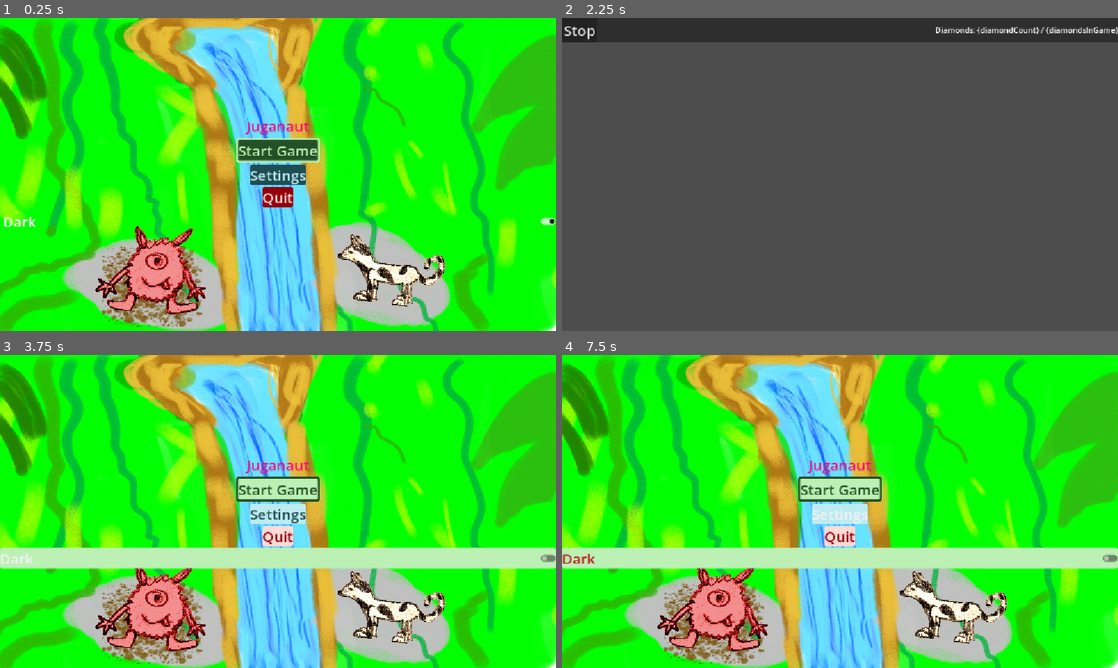
Above: before the commit, frames 1-4 (two rows, left to right).
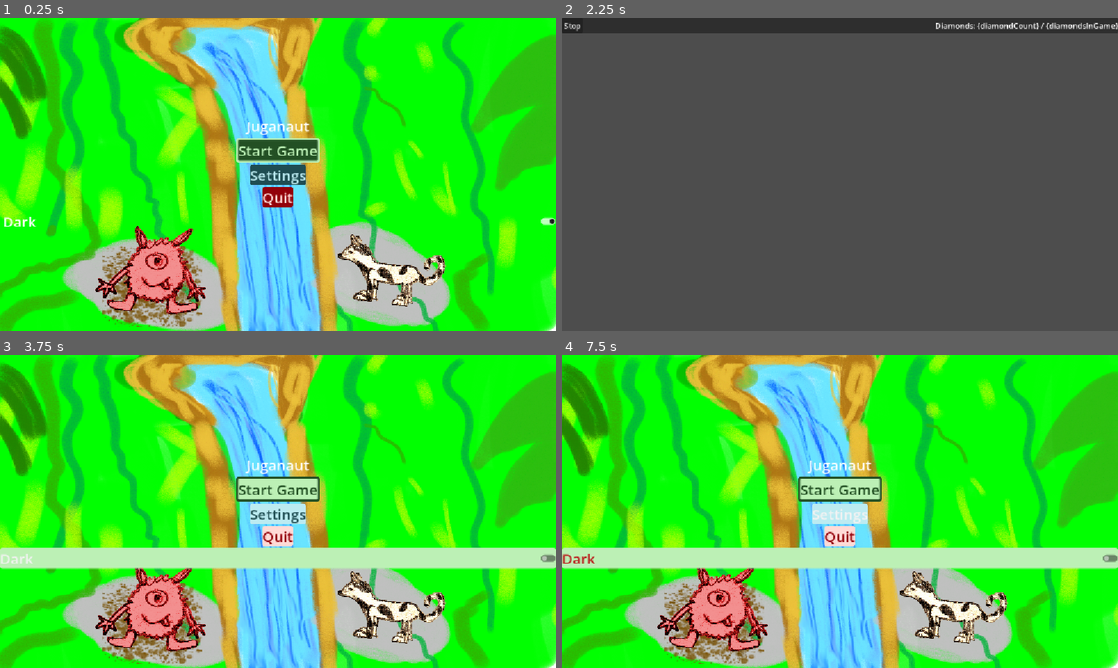
Above: after the commit, the same moments.

Repository: SirVincelot24/juganaut-godot
Game: Godot game, scene res://scenes/MainMenu.tscn
Same seed, same stepped clock (60 frames per second), same inputs: the game is played once before the commit and once after it.
Inputs:
- Up to frame 1 (0.25 s): no input
- Up to frame 2 (2.25 s): click "Start Game" at 0.5 s; click "Stop" at 1.25 s; click "Start Game" at 2 s
- Up to frame 3 (3.75 s): click "Stop" at 2.75 s; click "Dark" at 3.5 s
- Up to frame 4 (7.5 s): click "Dark" at 4.25 s; click "Start Game" at 5 s; click "Stop" at 5.75 s; click "Dark" at 6.5 s; click "Settings" at 7.25 s

The runs differ from the first frame. In frame 1, 0.2% of the frame differs, in the area x 44-56%, y 33-38%; in frame 2, 3.7%, in the area x 0-100%, y 1-8%; in frame 3, 0.2%; in frame 4, 0.2%.

Commit message:
expand themes

Diff:
--- a/project.godot
+++ b/project.godot
@@ -28,10 +28,6 @@
 window/stretch/mode="canvas_items"
 window/stretch/aspect="expand"
 
-[gui]
-
-theme/custom="uid://crsft51r0vgyc"
-
 [internationalization]
 
 locale/translations=PackedStringArray("res://localization/Game.de.translation", "res://localization/Game.en.translation", "res://localization/Settings.de.translation", "res://localization/Settings.en.translation", "res://localization/UI.de.translation", "res://localization/UI.en.translation")
--- a/scripts/UI/theme_gen.gd
+++ b/scripts/UI/theme_gen.gd
@@ -19,16 +19,26 @@
 			bg_color = color_scheme.primaryContainer,
 			corner_ = corner_radius(5)
 		})
-	var startButtonBg = inherit(normalButtonBg, {
+	var buttonBgVariations = {
+		startButtonBg = inherit(normalButtonBg, {
 			bg_color = color_scheme.primaryContainer,
 			border_color = color_scheme.onPrimaryContainer,
 			border_ = border_width(5)
+			}),
+		settingsButtonBg = inherit(normalButtonBg, {
+			bg_color = color_scheme.tertiaryContainer
+		}),
+		quitButtonBg = inherit(normalButtonBg, {
+			bg_color = color_scheme.errorContainer
+		}),
+		stopButtonBg = inherit(normalButtonBg, {
+			bg_color = color_scheme.secondary
 		})
-	var settingsButtonBg = inherit(normalButtonBg, {
-			bg_color = color_scheme.tertiaryContainer
-		})
-	var quitButtonBg = inherit(normalButtonBg, {
-			bg_color = color_scheme.errorContainer
+	}
+	var button_pressed = {}
+	for entry in buttonBgVariations.keys():
+		button_pressed[entry] = inherit(buttonBgVariations[entry], {
+			bg_color = Color(buttonBgVariations[entry].bg_color, 0.9)
 		})
 
 	define_default_font_size(default_font_size)
@@ -39,19 +49,29 @@
 	})
 	define_variant_style("StartButton", "Button", {
 		font_color = color_scheme.onPrimaryContainer,
-		normal = startButtonBg,
-		hover = startButtonBg
+		normal = buttonBgVariations["startButtonBg"],
+		hover = buttonBgVariations["startButtonBg"],
+		pressed = button_pressed["startButtonBg"]
 	})
 	define_variant_style("SettingsButton", "Button", {
 		font_color = color_scheme.onTertiaryContainer,
-		normal = settingsButtonBg,
-		hover = settingsButtonBg
+		normal = buttonBgVariations["settingsButtonBg"],
+		hover = buttonBgVariations["settingsButtonBg"],
+		pressed = button_pressed["settingsButtonBg"]
 	})
 	define_variant_style("QuitButton", "Button", {
 		font_color = color_scheme.onErrorContainer,
-		normal = quitButtonBg,
-		hover = quitButtonBg
+		normal = buttonBgVariations["quitButtonBg"],
+		hover = buttonBgVariations["quitButtonBg"],
+		pressed = button_pressed["quitButtonBg"]
 	})
+	define_variant_style("StopButton", "Button", {
+		font_color = color_scheme.onSecondary,
+		normal = buttonBgVariations["stopButtonBg"],
+		hover = buttonBgVariations["stopButtonBg"],
+		pressed = button_pressed["stopButtonBg"]
+	})
+
 	define_style("Panel", {
 		panel = stylebox_flat({
 			bg_color = color_scheme.surfaceContainer
--- a/themes/generated/dark_theme.tres
+++ b/themes/generated/dark_theme.tres
@@ -32,7 +32,7 @@
 corner_radius_bottom_left = 5
 
 [sub_resource type="StyleBoxFlat" id="StyleBoxFlat_ojq6m"]
-bg_color = Color(0.12156863, 0.3019608, 0.32156864, 1)
+bg_color = Color(0.5764706, 0, 0.039215688, 0.9)
 corner_radius_top_left = 5
 corner_radius_top_right = 5
 corner_radius_bottom_right = 5
@@ -46,6 +46,20 @@
 corner_radius_bottom_left = 5
 
 [sub_resource type="StyleBoxFlat" id="StyleBoxFlat_6tylp"]
+bg_color = Color(0.12156863, 0.3019608, 0.32156864, 1)
+corner_radius_top_left = 5
+corner_radius_top_right = 5
+corner_radius_bottom_right = 5
+corner_radius_bottom_left = 5
+
+[sub_resource type="StyleBoxFlat" id="StyleBoxFlat_58lkh"]
+bg_color = Color(0.12156863, 0.3019608, 0.32156864, 0.9)
+corner_radius_top_left = 5
+corner_radius_top_right = 5
+corner_radius_bottom_right = 5
+corner_radius_bottom_left = 5
+
+[sub_resource type="StyleBoxFlat" id="StyleBoxFlat_kexc8"]
 bg_color = Color(0.13725491, 0.3137255, 0.14117648, 1)
 border_width_left = 5
 border_width_top = 5
@@ -57,13 +71,46 @@
 corner_radius_bottom_right = 5
 corner_radius_bottom_left = 5
 
-[sub_resource type="StyleBoxFlat" id="StyleBoxFlat_58lkh"]
+[sub_resource type="StyleBoxFlat" id="StyleBoxFlat_eyqv7"]
 bg_color = Color(0.13725491, 0.3137255, 0.14117648, 1)
 border_width_left = 5
 border_width_top = 5
 border_width_right = 5
 border_width_bottom = 5
 border_color = Color(0.7372549, 0.9411765, 0.70980394, 1)
+corner_radius_top_left = 5
+corner_radius_top_right = 5
+corner_radius_bottom_right = 5
+corner_radius_bottom_left = 5
+
+[sub_resource type="StyleBoxFlat" id="StyleBoxFlat_jt65h"]
+bg_color = Color(0.13725491, 0.3137255, 0.14117648, 0.9)
+border_width_left = 5
+border_width_top = 5
+border_width_right = 5
+border_width_bottom = 5
+border_color = Color(0.7372549, 0.9411765, 0.70980394, 1)
+corner_radius_top_left = 5
+corner_radius_top_right = 5
+corner_radius_bottom_right = 5
+corner_radius_bottom_left = 5
+
+[sub_resource type="StyleBoxFlat" id="StyleBoxFlat_u6uub"]
+bg_color = Color(0.7254902, 0.8, 0.7058824, 1)
+corner_radius_top_left = 5
+corner_radius_top_right = 5
+corner_radius_bottom_right = 5
+corner_radius_bottom_left = 5
+
+[sub_resource type="StyleBoxFlat" id="StyleBoxFlat_p1uyl"]
+bg_color = Color(0.7254902, 0.8, 0.7058824, 1)
+corner_radius_top_left = 5
+corner_radius_top_right = 5
+corner_radius_bottom_right = 5
+corner_radius_bottom_left = 5
+
+[sub_resource type="StyleBoxFlat" id="StyleBoxFlat_uas6n"]
+bg_color = Color(0.7254902, 0.8, 0.7058824, 0.9)
 corner_radius_top_left = 5
 corner_radius_top_right = 5
 corner_radius_bottom_right = 5
@@ -79,11 +126,19 @@
 QuitButton/colors/font_color = Color(1, 0.85490197, 0.8392157, 1)
 QuitButton/styles/hover = SubResource("StyleBoxFlat_e1sh1")
 QuitButton/styles/normal = SubResource("StyleBoxFlat_3adve")
+QuitButton/styles/pressed = SubResource("StyleBoxFlat_ojq6m")
 SettingsButton/base_type = &"Button"
 SettingsButton/colors/font_color = Color(0.7372549, 0.92156863, 0.94509804, 1)
-SettingsButton/styles/hover = SubResource("StyleBoxFlat_ojq6m")
-SettingsButton/styles/normal = SubResource("StyleBoxFlat_ixtsc")
+SettingsButton/styles/hover = SubResource("StyleBoxFlat_ixtsc")
+SettingsButton/styles/normal = SubResource("StyleBoxFlat_6tylp")
+SettingsButton/styles/pressed = SubResource("StyleBoxFlat_58lkh")
 StartButton/base_type = &"Button"
 StartButton/colors/font_color = Color(0.7372549, 0.9411765, 0.70980394, 1)
-StartButton/styles/hover = SubResource("StyleBoxFlat_6tylp")
-StartButton/styles/normal = SubResource("StyleBoxFlat_58lkh")
+StartButton/styles/hover = SubResource("StyleBoxFlat_kexc8")
+StartButton/styles/normal = SubResource("StyleBoxFlat_eyqv7")
+StartButton/styles/pressed = SubResource("StyleBoxFlat_jt65h")
+StopButton/base_type = &"Button"
+StopButton/colors/font_color = Color(0.14509805, 0.20392157, 0.13725491, 1)
+StopButton/styles/hover = SubResource("StyleBoxFlat_u6uub")
+StopButton/styles/normal = SubResource("StyleBoxFlat_p1uyl")
+StopButton/styles/pressed = SubResource("StyleBoxFlat_uas6n")
--- a/themes/generated/light_theme.tres
+++ b/themes/generated/light_theme.tres
@@ -32,7 +32,7 @@
 corner_radius_bottom_left = 5
 
 [sub_resource type="StyleBoxFlat" id="StyleBoxFlat_it0uy"]
-bg_color = Color(0.7372549, 0.92156863, 0.94509804, 1)
+bg_color = Color(1, 0.85490197, 0.8392157, 0.9)
 corner_radius_top_left = 5
 corner_radius_top_right = 5
 corner_radius_bottom_right = 5
@@ -46,6 +46,20 @@
 corner_radius_bottom_left = 5
 
 [sub_resource type="StyleBoxFlat" id="StyleBoxFlat_a6y4y"]
+bg_color = Color(0.7372549, 0.92156863, 0.94509804, 1)
+corner_radius_top_left = 5
+corner_radius_top_right = 5
+corner_radius_bottom_right = 5
+corner_radius_bottom_left = 5
+
+[sub_resource type="StyleBoxFlat" id="StyleBoxFlat_ghbgf"]
+bg_color = Color(0.7372549, 0.92156863, 0.94509804, 0.9)
+corner_radius_top_left = 5
+corner_radius_top_right = 5
+corner_radius_bottom_right = 5
+corner_radius_bottom_left = 5
+
+[sub_resource type="StyleBoxFlat" id="StyleBoxFlat_p25dn"]
 bg_color = Color(0.7372549, 0.9411765, 0.70980394, 1)
 border_width_left = 5
 border_width_top = 5
@@ -57,13 +71,46 @@
 corner_radius_bottom_right = 5
 corner_radius_bottom_left = 5
 
-[sub_resource type="StyleBoxFlat" id="StyleBoxFlat_ghbgf"]
+[sub_resource type="StyleBoxFlat" id="StyleBoxFlat_hxhkq"]
 bg_color = Color(0.7372549, 0.9411765, 0.70980394, 1)
 border_width_left = 5
 border_width_top = 5
 border_width_right = 5
 border_width_bottom = 5
 border_color = Color(0.13725491, 0.3137255, 0.14117648, 1)
+corner_radius_top_left = 5
+corner_radius_top_right = 5
+corner_radius_bottom_right = 5
+corner_radius_bottom_left = 5
+
+[sub_resource type="StyleBoxFlat" id="StyleBoxFlat_xvjxi"]
+bg_color = Color(0.7372549, 0.9411765, 0.70980394, 0.9)
+border_width_left = 5
+border_width_top = 5
+border_width_right = 5
+border_width_bottom = 5
+border_color = Color(0.13725491, 0.3137255, 0.14117648, 1)
+corner_radius_top_left = 5
+corner_radius_top_right = 5
+corner_radius_bottom_right = 5
+corner_radius_bottom_left = 5
+
+[sub_resource type="StyleBoxFlat" id="StyleBoxFlat_4fvyg"]
+bg_color = Color(0.32156864, 0.3882353, 0.30980393, 1)
+corner_radius_top_left = 5
+corner_radius_top_right = 5
+corner_radius_bottom_right = 5
+corner_radius_bottom_left = 5
+
+[sub_resource type="StyleBoxFlat" id="StyleBoxFlat_mgge1"]
+bg_color = Color(0.32156864, 0.3882353, 0.30980393, 1)
+corner_radius_top_left = 5
+corner_radius_top_right = 5
+corner_radius_bottom_right = 5
+corner_radius_bottom_left = 5
+
+[sub_resource type="StyleBoxFlat" id="StyleBoxFlat_1libl"]
+bg_color = Color(0.32156864, 0.3882353, 0.30980393, 0.9)
 corner_radius_top_left = 5
 corner_radius_top_right = 5
 corner_radius_bottom_right = 5
@@ -79,11 +126,19 @@
 QuitButton/colors/font_color = Color(0.5764706, 0, 0.039215688, 1)
 QuitButton/styles/hover = SubResource("StyleBoxFlat_qha0b")
 QuitButton/styles/normal = SubResource("StyleBoxFlat_15x4i")
+QuitButton/styles/pressed = SubResource("StyleBoxFlat_it0uy")
 SettingsButton/base_type = &"Button"
 SettingsButton/colors/font_color = Color(0.12156863, 0.3019608, 0.32156864, 1)
-SettingsButton/styles/hover = SubResource("StyleBoxFlat_it0uy")
-SettingsButton/styles/normal = SubResource("StyleBoxFlat_2gs5e")
+SettingsButton/styles/hover = SubResource("StyleBoxFlat_2gs5e")
+SettingsButton/styles/normal = SubResource("StyleBoxFlat_a6y4y")
+SettingsButton/styles/pressed = SubResource("StyleBoxFlat_ghbgf")
 StartButton/base_type = &"Button"
 StartButton/colors/font_color = Color(0.13725491, 0.3137255, 0.14117648, 1)
-StartButton/styles/hover = SubResource("StyleBoxFlat_a6y4y")
-StartButton/styles/normal = SubResource("StyleBoxFlat_ghbgf")
+StartButton/styles/hover = SubResource("StyleBoxFlat_p25dn")
+StartButton/styles/normal = SubResource("StyleBoxFlat_hxhkq")
+StartButton/styles/pressed = SubResource("StyleBoxFlat_xvjxi")
+StopButton/base_type = &"Button"
+StopButton/colors/font_color = Color(1, 1, 1, 1)
+StopButton/styles/hover = SubResource("StyleBoxFlat_4fvyg")
+StopButton/styles/normal = SubResource("StyleBoxFlat_mgge1")
+StopButton/styles/pressed = SubResource("StyleBoxFlat_1libl")
--- a/themes/mainTheme.tres
+++ /dev/null
@@ -1,9 +0,0 @@
-[gd_resource type="Theme" format=3 uid="uid://crsft51r0vgyc"]
-
-[resource]
-Button/font_sizes/font_size = 30
-SettingsButton/base_type = &"Button"
-StartButton/base_type = &"Button"
-TitleLabel/base_type = &"Label"
-TitleLabel/colors/font_color = Color(1, 0, 0.5019608, 1)
-TitleLabel/font_sizes/font_size = 60
